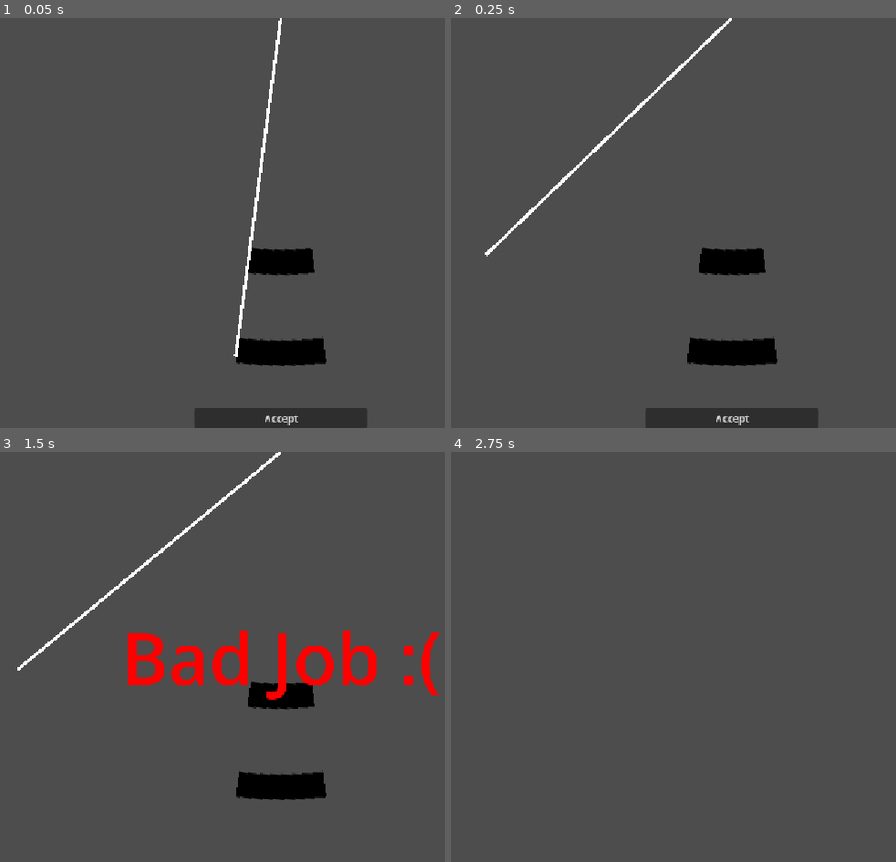
Above: before the commit, frames 1-4 (two rows, left to right).
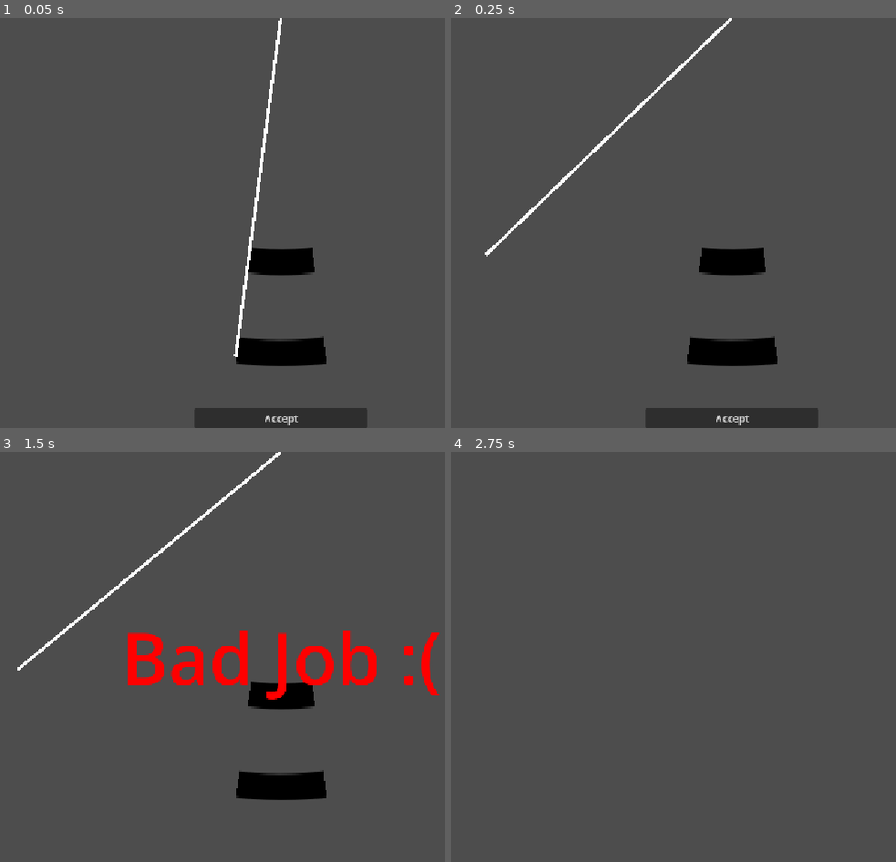
Above: after the commit, the same moments.

Repository: Game-Jam-Studio/Brackeys-Jam-2026.2
Game: Godot game, scene res://Van/Prefabs/PressureHackingGame.tscn
The game is run twice, just before and just after one commit, with the same random seed, the same clock (stepped at 60 frames per second) and the same inputs. This scene is started directly instead of the project's main scene.
Inputs (mouse positions are in pixels of both pictures, inside the frame that each line leads up to):
- Up to frame 1 (0.05 s): no input
- Up to frame 2 (0.25 s): no input
- Up to frame 3 (1.5 s): click "Accept" at 0.5 s; tap Enter at 1.25 s; move the mouse to (440, 636) at 1.27 s; hold E (interact) from 1.28 s (still down); click (440, 636) at 1.42 s
- Up to frame 4 (2.75 s): release E (interact) at 2 s; tap Space at 2 s; drag from (584, 677) to (695, 739) at 2.02 s

The runs differ from the first frame. In frame 1, 0.2% of the frame differs, in the area x 53-74%, y 56-85%; in frame 2, 0.2%; in frame 3, 0.2%; in frame 4, nothing differs.

Commit message:
Added Terminal 3D Model and Fixed Pressure Minigame
Changed pressure minigame progress bar to use a better fill mode to make code cleaner.

Diff:
--- a/brackeys-jam-2026.2/Van/Prefabs/PressureHackingGame.tscn
+++ b/brackeys-jam-2026.2/Van/Prefabs/PressureHackingGame.tscn
@@ -33,12 +33,13 @@
 offset_right = 261.0
 offset_bottom = 260.0
 grow_horizontal = 2
+rotation = 3.1415927
 scale = Vector2(2.2, 2.2)
 pivot_offset_ratio = Vector2(0.5, 0.5)
 max_value = 360.0
 step = 0.1
 value = 360.0
-fill_mode = 4
+fill_mode = 8
 texture_progress = ExtResource("2_bqt6w")
 
 [node name="ColorRect" type="ColorRect" parent="." unique_id=1269513548]
--- a/brackeys-jam-2026.2/Van/Scripts/pressure_hacking_game.gd
+++ b/brackeys-jam-2026.2/Van/Scripts/pressure_hacking_game.gd
@@ -15,7 +15,6 @@
 
 func _ready() -> void:
 	$TextureProgressBar.value = tolerance
-	$TextureProgressBar.rotation = deg_to_rad(180 - (tolerance / 2))
 
 
 func _process(delta: float) -> void:
Binary file added: brackeys-jam-2026.2/Art/3D/Terminal.glb
Not shown, added: brackeys-jam-2026.2/Art/3D/Terminal.glb.import
